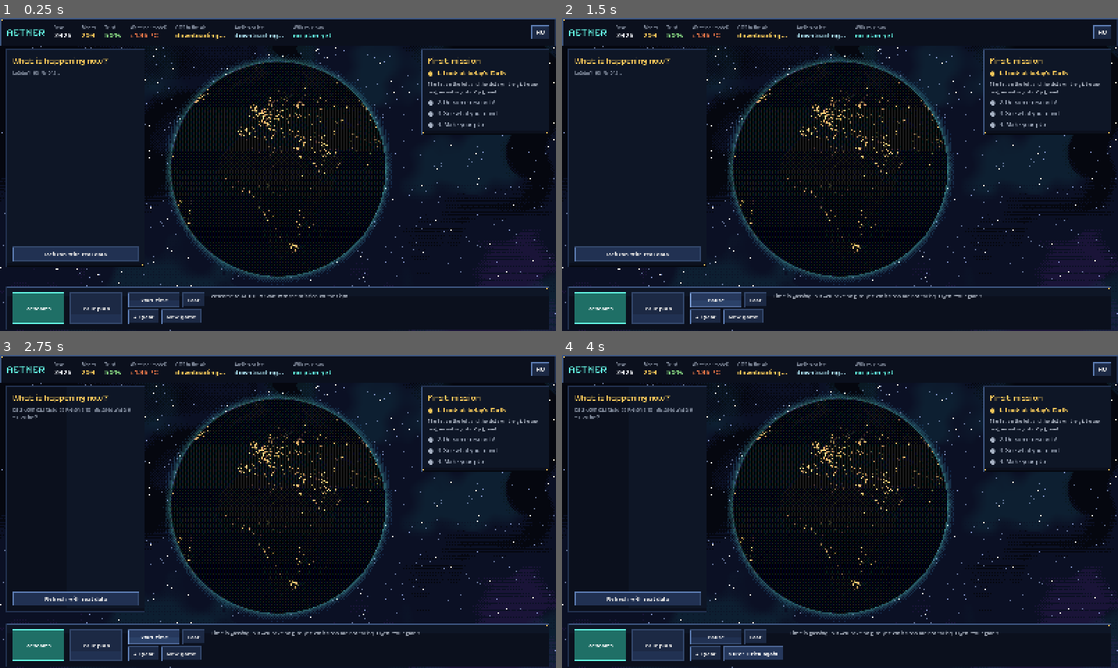
Above: before the commit, frames 1-4 (two rows, left to right).
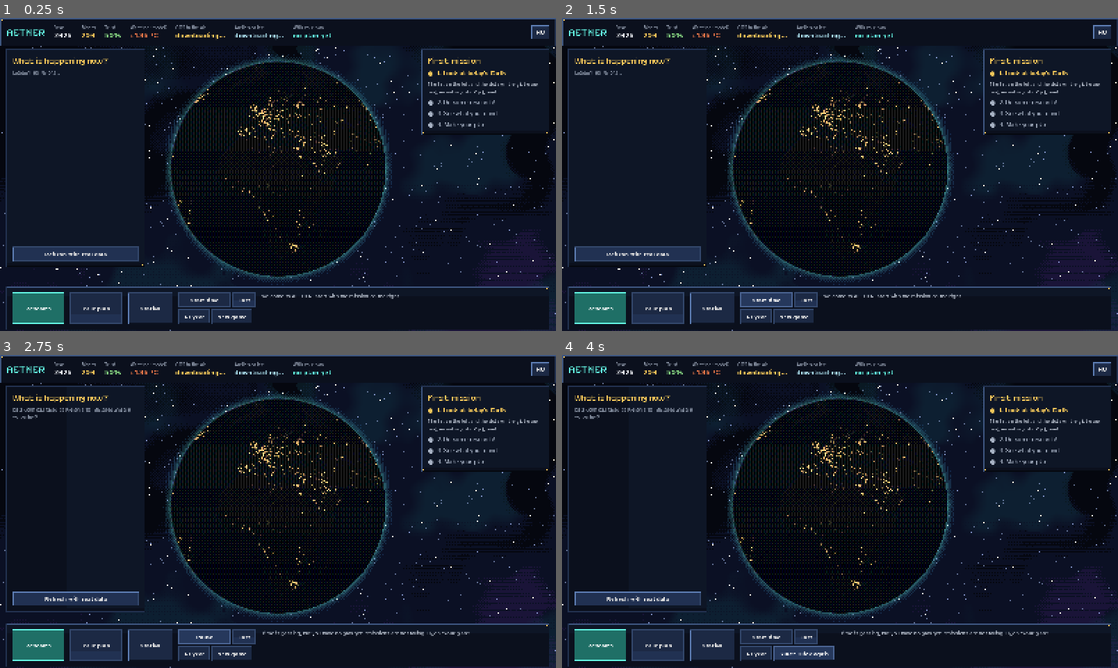
Above: after the commit, the same moments.

Repository: roadside/aether
Game: Godot game, scene res://scenes/main.tscn
The game is run twice, just before and just after one commit, with the same random seed, the same clock (stepped at 60 frames per second) and the same inputs.
Inputs (mouse positions are in pixels of both pictures, inside the frame that each line leads up to):
- Up to frame 1 (0.25 s): no input
- Up to frame 2 (1.5 s): click (712, 309) at 0.5 s, where only the run after the commit has a clickable "Station"; click "Start time" at 1.25 s
- Up to frame 3 (2.75 s): click "Pause" (after the commit: "Start time") at 2 s
- Up to frame 4 (4 s): click "Start time" (after the commit: "Pause") at 2.75 s; click "New game" at 3.5 s

The runs differ from the first frame. In frame 1, 1.4% of the frame differs, in the area x 23-72%, y 87-98%; in frame 2, 1.6%; in frame 3, 1.7%, in the area x 2-85%, y 19-98%; in frame 4, 1.6%.

Commit message:
Kutatóállomás: AI-mag, Archívum, Üvegház modulok, festett pixeles állomáskép
- campaign.gd: modulok 3 szintig, építés pénzből 1 év alatt; AI-mag: több
  átnézett cikk és több kutatás évente; Archívum: olcsóbb kutatás; Üvegház:
  évi bizalom. Kutatási korlát évente.
- station_panel.gd: az állomás képe (szintenként bővül) és a modulkártyák.
- tools/allomas_grafika.py + assets/allomas: saját, programból rajzolt képek.
- Kutatás: ár és korlát a gombon; az AI-lekérdezés újrapróbál, ha a híd foglalt.
- Terv: a Bevezetem gomb a grafikon fölött, görgetés nélkül látszik.
- Önteszt: megvárja az esemény-összefoglalót; építés és 7_allomas.png.

Co-Authored-By: Claude Opus 5.5 <noreply@anthropic.com>
Claude-Session: https://claude.ai/code/session_01T6sPwaPiVjASr8DLyjC9bo

Diff:
--- a/AETHER_godot/scripts/campaign.gd
+++ b/AETHER_godot/scripts/campaign.gd
@@ -21,6 +21,14 @@
 const TRUST_STEP_BACK := 10          # visszalépés egy gyengébb tervre
 const SECONDS_PER_YEAR := [12.0, 4.0]  # normál, gyors
 
+## A kutatóállomás moduljai (játékszabály). Szintenkénti építési ár; az építés 1 évig tart.
+const MODULES := {
+	"ai_mag": {"nev": "AI-mag", "ar": [80, 160, 300]},
+	"archivum": {"nev": "Archívum", "ar": [60, 120, 240]},
+	"uveghaz": {"nev": "Üvegház", "ar": [70, 140, 260]},
+}
+const MAX_LEVEL := 3
+
 var year := START_YEAR
 var money := START_MONEY
 var trust := START_TRUST
@@ -29,6 +37,9 @@
 var running := false
 var fast := false
 var blocked := false                 # nyitott ablak alatt az idő áll
+var station := {"ai_mag": 0, "archivum": 0, "uveghaz": 0}
+var building := {}                   # {"modul": "ai_mag", "kesz": 2028} amíg épül
+var research_this_year := 0
 var save_file := "aether_jatek.json"  # az önteszt külön fájlt használ
 var _acc := 0.0
 
@@ -47,11 +58,18 @@
 	timeline = d.get("idovonal", [])
 	var m: Variant = d.get("modell", {})
 	model = m if typeof(m) == TYPE_DICTIONARY else {}
+	var st: Variant = d.get("allomas", {})
+	if typeof(st) == TYPE_DICTIONARY:
+		for k in station:
+			station[k] = int(st.get(k, 0))
+	var b: Variant = d.get("epul", {})
+	building = b if typeof(b) == TYPE_DICTIONARY else {}
+	research_this_year = int(d.get("kutatas_ev", 0))
 
 
 func save() -> void:
 	Bridge.write_json(save_path(), {"ev": year, "penz": money, "bizalom": trust, "idovonal": timeline,
-		"modell": model})
+		"modell": model, "allomas": station, "epul": building, "kutatas_ev": research_this_year})
 
 
 func new_game() -> void:
@@ -60,6 +78,9 @@
 	trust = START_TRUST
 	timeline = []
 	model = {}
+	station = {"ai_mag": 0, "archivum": 0, "uveghaz": 0}
+	building = {}
+	research_this_year = 0
 	running = false
 	_acc = 0.0
 	save()
@@ -88,11 +109,21 @@
 	money += inc
 	var d := _trust_drift()
 	trust = clampi(trust + d, 0, 100)
+	research_this_year = 0
 	var note := L.t("%d: bevétel +%d.") % [year, inc]
 	if d > 0:
 		note += " " + L.t("A kibocsátás csökken: bizalom +%d.") % d
 	elif d < 0:
 		note += " " + L.t("A kibocsátás nem csökken: bizalom %d.") % d
+	var g := greenhouse_trust()
+	if g > 0:
+		trust = mini(100, trust + g)
+		note += " " + L.t("Üvegház: bizalom +%d.") % g
+	if not building.is_empty() and year >= int(building["kesz"]):
+		var mod := str(building["modul"])
+		station[mod] = int(station[mod]) + 1
+		building = {}
+		note += " " + L.t("Elkészült: %s, %d. szint.") % [L.t(MODULES[mod]["nev"]), station[mod]]
 	save()
 	year_passed.emit(year, note)
 	changed.emit()
@@ -110,8 +141,56 @@
 	return 1 if (now < before - 0.05 or now <= 1.0) else -1
 
 
+# --- állomás ---------------------------------------------------------------
+## AI-mag: ennyi cikket néz át egy kutatás (több cikk = alaposabb, de lassabb kutatás).
+func papers_per_research() -> int:
+	return 12 + 4 * int(station["ai_mag"])
+
+
+## AI-mag: ennyi kutatást lehet indítani egy játékévben.
+func research_limit() -> int:
+	return 2 + int(station["ai_mag"])
+
+
+## Archívum: a már letöltött cikkeket nem kell újra keresni, ezért olcsóbb a kutatás.
 func research_cost() -> int:
-	return RESEARCH_COST
+	return RESEARCH_COST - 8 * int(station["archivum"])
+
+
+## Üvegház: a helyi kísérletek eredményét az emberek látják: évente ennyi bizalom.
+func greenhouse_trust() -> int:
+	return int(station["uveghaz"])
+
+
+func module_cost(mod: String) -> int:
+	var lvl := int(station[mod])
+	if lvl >= MAX_LEVEL:
+		return -1
+	return int(MODULES[mod]["ar"][lvl])
+
+
+## "" ha építhető, különben az ok.
+func build_problem(mod: String) -> String:
+	if int(station[mod]) >= MAX_LEVEL:
+		return L.t("Elérte a legmagasabb szintet.")
+	if not building.is_empty():
+		return L.t("Egyszerre egy modul épülhet.")
+	if year >= END_YEAR:
+		return L.t("A játék véget ért.")
+	if money < module_cost(mod):
+		return L.t("Ehhez %d pénz kell, neked %d van.") % [module_cost(mod), money]
+	return ""
+
+
+func build(mod: String) -> String:
+	var problem := build_problem(mod)
+	if problem != "":
+		return problem
+	money -= module_cost(mod)
+	building = {"modul": mod, "kesz": year + 1}
+	save()
+	changed.emit()
+	return L.t("Építés indult: %s, kész: %d.") % [L.t(MODULES[mod]["nev"]), year + 1]
 
 
 func series_at(key: String, y: int, ens: String = "kozep") -> float:
@@ -198,12 +277,21 @@
 
 
 # --- kutatás ---------------------------------------------------------------
+func research_problem() -> String:
+	if research_this_year >= research_limit():
+		return L.t("Idén már %d kutatást indítottál, ennyit enged az AI-mag. Várj egy évet, vagy fejleszd az AI-magot!") % research_limit()
+	if money < research_cost():
+		return L.t("Nincs elég pénz kutatásra (%d kell, neked %d van). Indítsd el az időt, évente kapsz pénzt.") % [research_cost(), money]
+	return ""
+
+
 func can_research() -> bool:
-	return money >= RESEARCH_COST
+	return research_problem() == ""
 
 
 func pay_research() -> void:
-	money -= RESEARCH_COST
+	money -= research_cost()
+	research_this_year += 1
 	save()
 	changed.emit()
 
--- a/AETHER_godot/scripts/i18n.gd
+++ b/AETHER_godot/scripts/i18n.gd
@@ -327,6 +327,38 @@
 	"Első év: %d. Ára: %d pénz, és legalább %d%% bizalom kell.": "First year: %d. Cost: %d money, and at least %d%% trust is needed.",
 	"Ez gyengébb a mostani tervednél: a bizalom csökken.": "This is weaker than your current plan: trust will fall.",
 	"Nincs elég pénz kutatásra (%d kell, neked %d van). Indítsd el az időt, évente kapsz pénzt.": "Not enough money for research (%d needed, you have %d). Start time; you get money every year.",
+	"Üvegház: bizalom +%d.": "Greenhouse: trust +%d.",
+	"Elkészült: %s, %d. szint.": "Finished: %s, level %d.",
+	"Elérte a legmagasabb szintet.": "It has reached the highest level.",
+	"Egyszerre egy modul épülhet.": "Only one module can be built at a time.",
+	"Ehhez %d pénz kell, neked %d van.": "This needs %d money, you have %d.",
+	"Építés indult: %s, kész: %d.": "Construction started: %s, ready in %d.",
+	"Idén már %d kutatást indítottál, ennyit enged az AI-mag. Várj egy évet, vagy fejleszd az AI-magot!": "You have already started %d research projects this year, the AI core's limit. Wait a year or upgrade the AI core!",
+	"Állomás": "Station",
+	"A kutatóállomásod: modulok építése és fejlesztése.": "Your research station: build and upgrade modules.",
+	"Kutatóállomás: ": "Research station: ",
+	" (%d pénz)": " (%d money)",
+	"Az AI-mag %d cikket néz át. Idén még %d kutatást indíthatsz.": "The AI core reviews %d papers. You can start %d more research projects this year.",
+	"Kutatóállomás": "Research station",
+	"Fejleszd az állomásodat: több és alaposabb kutatás, több bizalom. Egy modul építése 1 évig tart.": "Upgrade your station: more and deeper research, more trust. Building a module takes 1 year.",
+	"Az állomás szabályai játékszabályok, nem valós adatok.": "The station's rules are game rules, not real data.",
+	"még nincs": "not built yet",
+	"%d. szint": "level %d",
+	"%d cikket néz át, évente %d kutatás.": "Reviews %d papers, %d research projects per year.",
+	"Egy kutatás ára: %d pénz.": "One research project costs %d money.",
+	"Évente +%d bizalom.": "+%d trust per year.",
+	"Nincs bizalom-bónusz.": "No trust bonus.",
+	"Nagyobb számítási kapacitás: több cikket olvas el, de egy kutatás tovább tart.": "More computing power: reads more papers, but each research project takes longer.",
+	"Cikktár: a már letöltött cikkeket nem kell újra keresni.": "Paper library: papers already downloaded don't need to be searched again.",
+	"Helyi kísérletek: az emberek a saját szemükkel látják az eredményt.": "Local experiments: people see the results with their own eyes.",
+	"Most: ": "Now: ",
+	"Épül, kész: %d.": "Under construction, ready in %d.",
+	"Következő szint: ": "Next level: ",
+	"Építés: %d pénz": "Build: %d money",
+	"Kész, legmagasabb szint.": "Done, highest level.",
+	"AI-mag": "AI core",
+	"Archívum": "Archive",
+	"Üvegház": "Greenhouse",
 	"[Hazai] ": "[Your country] ",
 	"Hazai intézmény: %s": "Institution in your country: %s",
 	"A forrás honlapja: ": "Source website: ",
--- a/AETHER_godot/scripts/main.gd
+++ b/AETHER_godot/scripts/main.gd
@@ -12,6 +12,7 @@
 const EventPanel := preload("res://scripts/event_panel.gd")
 const Missions := preload("res://scripts/missions.gd")
 const Campaign := preload("res://scripts/campaign.gd")
+const StationPanel := preload("res://scripts/station_panel.gd")
 
 const MISSION := [
 	["Nézd meg a mai Földet", "A bal oldali lista és a földgömb pöttyei valódi, friss jelentések. Kattints egyre!"],
@@ -278,6 +279,11 @@
 	plan.custom_minimum_size = Vector2(150, 0)
 	plan.pressed.connect(_open_plan)
 	h.add_child(plan)
+	var station := UI.button(L.t("Állomás"))
+	station.custom_minimum_size = Vector2(130, 0)
+	station.tooltip_text = L.t("A kutatóállomásod: modulok építése és fejlesztése.")
+	station.pressed.connect(_open_station)
+	h.add_child(station)
 	var tbox := UI.vbox(6)
 	var trow := UI.hbox(6)
 	_play_btn = UI.button(L.t("Idő indítása"))
@@ -344,7 +350,19 @@
 
 
 func _on_station(s: Dictionary) -> void:
-	_show_info(L.t("A te kutatóállomásod: ") + str(s["name"]), "")
+	if bool(s.get("me", false)):
+		_open_station()
+	else:
+		_show_info(L.t("Kutatóállomás: ") + str(s["name"]), "")
+
+
+func _open_station() -> void:
+	var st = StationPanel.new()
+	st.campaign = campaign
+	st.closed.connect(_close_overlay)
+	var built_fn := func(note: String) -> void: _show_info(note, "")
+	st.built.connect(built_fn)
+	_place_overlay(st)
 
 
 # ---------------------------------------------------------------------------
@@ -769,6 +787,10 @@
 	await _shot(dir, "1_mai_fold.png")
 	if not world.get("esemenyek", []).is_empty():
 		_show_event(world["esemenyek"][0])
+		for i in 120:   # az esemény összefoglalója a hídon fut: megvárjuk
+			if not bridge.is_busy():
+				break
+			await get_tree().create_timer(0.5).timeout
 	_open_research()
 	var r = _overlay
 	r._pick_question(ResearchFlow.QUESTIONS[0])
@@ -798,6 +820,14 @@
 		await _shot(dir, "5_ido_10_ev.png")
 		_year_slider.value = 2100
 		await _shot(dir, "5b_fold_2100.png")
+		_year_slider.value = campaign.year
+		print("ONTESZT építés: ", campaign.build("ai_mag"))
+		campaign.advance()
+		print("ONTESZT állomás: ", campaign.station, " cikk/kutatás=", campaign.papers_per_research())
+		print("ONTESZT építés 2: ", campaign.build("uveghaz"))
+		_open_station()
+		await _shot(dir, "7_allomas.png")
+		_close_overlay()
 	_close_overlay()
 	for e in world.get("esemenyek", []):
 		if str(e.get("kategoria", "")) == "levego":
--- a/AETHER_godot/scripts/plan_panel.gd
+++ b/AETHER_godot/scripts/plan_panel.gd
@@ -206,9 +206,6 @@
 	var res: Dictionary = r
 	_result_box.add_child(UI.label(str(res["jelentes"]), 19, UI.TEXT, true))
 	_chart = Chart.new()
-	_result_box.add_child(_chart)
-	_chart.set_data(res)
-	_result_box.add_child(UI.label(L.t("Egyszerű oktatási modell: irányt mutat, nem jósol."), 14, UI.MUTE))
 	var sc := _scenario()
 	res["_terv"] = sc   # a küldetés értékeléséhez
 	if campaign == null:
@@ -216,9 +213,8 @@
 		var see_fn := func() -> void: model_ready.emit(res)
 		see.pressed.connect(see_fn)
 		_result_box.add_child(see)
+		_add_chart(res)
 		return
-	_chart.now_year = campaign.year
-	_chart.set_year(campaign.year)
 	var need: int = campaign.required_trust(sc)
 	var cost: int = campaign.plan_cost(sc)
 	_result_box.add_child(UI.label(L.t("Első év: %d. Ára: %d pénz, és legalább %d%% bizalom kell.") % [
@@ -237,3 +233,13 @@
 		model_ready.emit(res)
 	adopt.pressed.connect(adopt_fn)
 	_result_box.add_child(adopt)
+	_chart.now_year = campaign.year
+	_chart.year = campaign.year
+	_add_chart(res)
+
+
+## A grafikon a döntés (Bevezetem) alatt van, így a gomb görgetés nélkül is látszik.
+func _add_chart(res: Dictionary) -> void:
+	_result_box.add_child(_chart)
+	_chart.set_data(res)
+	_result_box.add_child(UI.label(L.t("Egyszerű oktatási modell: irányt mutat, nem jósol."), 14, UI.MUTE))
--- a/AETHER_godot/scripts/research_flow.gd
+++ b/AETHER_godot/scripts/research_flow.gd
@@ -245,9 +245,21 @@
 	_topic_q = {}
 	_question = q
 	_header(L.t("Ki kutasson?"), 2, L.t("Megnézem, milyen AI érhető el a gépeden…"))
+	_ask_ai(0)
+
+
+## Az elérhető AI-k lekérdezése; ha a játék épp mással dolgozik (pl. egy esemény
+## összefoglalóján), fél másodpercenként újrapróbálja, legfeljebb egy percig.
+func _ask_ai(tries: int) -> void:
+	if not is_inside_tree():
+		return
 	var path: String = bridge.work_dir("aether_kutatas").path_join("ai.json")
-	if not bridge.run("ai", ["godot-ai", "--ki", path, "--nyelv", L.lang]):
+	if bridge.run("ai", ["godot-ai", "--ki", path, "--nyelv", L.lang]):
+		return
+	if tries >= 120:
 		_show_busy()
+		return
+	get_tree().create_timer(0.5).timeout.connect(_ask_ai.bind(tries + 1))
 
 
 func _show_busy() -> void:
@@ -332,6 +344,10 @@
 	back.pressed.connect(show_questions)
 	row.add_child(back)
 	var start := UI.button(L.t("Indulhat a kutatás"), true)
+	if campaign != null:
+		start.text += L.t(" (%d pénz)") % campaign.research_cost()
+		start.tooltip_text = L.t("Az AI-mag %d cikket néz át. Idén még %d kutatást indíthatsz.") % [
+			campaign.papers_per_research(), maxi(0, campaign.research_limit() - campaign.research_this_year)]
 	start.pressed.connect(_start_research)
 	row.add_child(start)
 	_body.add_child(row)
@@ -415,9 +431,9 @@
 # --- 3. Kutatás folyamatban -----------------------------------------------
 func _start_research() -> void:
 	if campaign != null:
-		if not campaign.can_research():
-			_body.add_child(UI.label(L.t("Nincs elég pénz kutatásra (%d kell, neked %d van). Indítsd el az időt, évente kapsz pénzt.") % [
-				campaign.research_cost(), campaign.money], 17, UI.EMBER))
+		var problem: String = campaign.research_problem()
+		if problem != "":
+			_body.add_child(UI.label(problem, 17, UI.EMBER))
 			return
 		campaign.pay_research()
 	L.set_setting("ai", _ai)   # az események összefoglalója is ezt az AI-t használja
@@ -442,7 +458,7 @@
 	_body.add_child(_log_label)
 	if bridge.run("kutat", ["godot-kutat", L.t(str(_question["cim"])), "--ai", _ai, "--mappa", _folder, "--nyelv", L.lang,
 			"--kereses", str(_question.get("kereses", "")), "--parameterek", str(_question.get("parameterek", "")),
-			"--orszag", L.country()]):
+			"--orszag", L.country(), "--cikkek", str(campaign.papers_per_research() if campaign != null else 12)]):
 		_poll.start()
 	else:
 		_show_busy()
--- /dev/null
+++ b/AETHER_godot/scripts/station_panel.gd
@@ -0,0 +1,148 @@
+extends PanelContainer
+## A kutatóállomás: festett pixeles kép, amely szintenként bővül, és alatta
+## a három modul kártyája (mit ad most, mit ad a következő szint, mennyibe kerül).
+
+signal closed
+signal built(note: String)
+
+const UI := preload("res://scripts/ui.gd")
+const L := preload("res://scripts/i18n.gd")
+const Campaign := preload("res://scripts/campaign.gd")
+
+const SCALE := 4
+## A modulok helye a háttérképen (pixelben, nagyítás előtt).
+const POS := {"ai_mag": Vector2(22, 32), "archivum": Vector2(72, 32), "uveghaz": Vector2(122, 32)}
+const ORDER := ["ai_mag", "archivum", "uveghaz"]
+
+var campaign
+var _body: VBoxContainer
+
+
+func _ready() -> void:
+	var sb := StyleBoxFlat.new()
+	sb.bg_color = UI.PANEL_BG
+	sb.border_color = UI.GOLD
+	sb.set_border_width_all(3)
+	sb.shadow_color = Color(0, 0, 0, 0.7)
+	sb.shadow_size = 28
+	sb.set_content_margin_all(24)
+	add_theme_stylebox_override("panel", sb)
+	var scroll := ScrollContainer.new()
+	scroll.horizontal_scroll_mode = ScrollContainer.SCROLL_MODE_DISABLED
+	add_child(scroll)
+	_body = UI.vbox(12)
+	_body.size_flags_horizontal = Control.SIZE_EXPAND_FILL
+	scroll.add_child(_body)
+	campaign.changed.connect(rebuild)
+	rebuild()
+
+
+func _exit_tree() -> void:
+	if campaign != null and campaign.changed.is_connected(rebuild):
+		campaign.changed.disconnect(rebuild)
+
+
+func rebuild() -> void:
+	if _body == null:
+		return
+	UI.clear(_body)
+	var h := UI.hbox(12)
+	h.add_child(UI.heading(L.t("Kutatóállomás")))
+	var spacer := Control.new()
+	spacer.size_flags_horizontal = Control.SIZE_EXPAND_FILL
+	h.add_child(spacer)
+	var x := UI.button(L.t("Bezárás"))
+	var close_fn := func() -> void: closed.emit()
+	x.pressed.connect(close_fn)
+	h.add_child(x)
+	_body.add_child(h)
+	_body.add_child(UI.label(L.t("Fejleszd az állomásodat: több és alaposabb kutatás, több bizalom. Egy modul építése 1 évig tart."), 16, UI.SOFT))
+	_body.add_child(_picture())
+	var row := UI.hbox(10)
+	for mod in ORDER:
+		row.add_child(_card(mod))
+	_body.add_child(row)
+	_body.add_child(UI.label(L.t("Az állomás szabályai játékszabályok, nem valós adatok."), 13, UI.MUTE))
+
+
+func _picture() -> Control:
+	var holder := Control.new()
+	var bg: Texture2D = load("res://assets/allomas/hatter.png")
+	holder.custom_minimum_size = Vector2(bg.get_width(), bg.get_height()) * SCALE
+	holder.size_flags_horizontal = Control.SIZE_SHRINK_CENTER
+	holder.add_child(_sprite(bg, Vector2.ZERO))
+	for mod in ORDER:
+		var lvl := int(campaign.station[mod])
+		var tex: Texture2D = load("res://assets/allomas/%s_%d.png" % [mod, lvl])
+		var spr := _sprite(tex, POS[mod] * SCALE)
+		if not campaign.building.is_empty() and str(campaign.building["modul"]) == mod:
+			spr.modulate = Color(1, 1, 1, 0.55)   # épül: halványan
+		spr.tooltip_text = "%s · %s" % [L.t(Campaign.MODULES[mod]["nev"]), _level_text(lvl)]
+		holder.add_child(spr)
+	return holder
+
+
+func _sprite(tex: Texture2D, pos: Vector2) -> TextureRect:
+	var t := TextureRect.new()
+	t.texture = tex
+	t.texture_filter = CanvasItem.TEXTURE_FILTER_NEAREST
+	t.stretch_mode = TextureRect.STRETCH_SCALE
+	t.position = pos
+	t.size = Vector2(tex.get_width(), tex.get_height()) * SCALE
+	t.mouse_filter = Control.MOUSE_FILTER_PASS
+	return t
+
+
+func _level_text(lvl: int) -> String:
+	return L.t("még nincs") if lvl == 0 else L.t("%d. szint") % lvl
+
+
+## Mit ad a modul az adott szinten (egy rövid mondat).
+func _effect(mod: String, lvl: int) -> String:
+	match mod:
+		"ai_mag":
+			return L.t("%d cikket néz át, évente %d kutatás.") % [12 + 4 * lvl, 2 + lvl]
+		"archivum":
+			return L.t("Egy kutatás ára: %d pénz.") % (Campaign.RESEARCH_COST - 8 * lvl)
+		"uveghaz":
+			return L.t("Évente +%d bizalom.") % lvl if lvl > 0 else L.t("Nincs bizalom-bónusz.")
+	return ""
+
+
+func _why(mod: String) -> String:
+	match mod:
+		"ai_mag":
+			return L.t("Nagyobb számítási kapacitás: több cikket olvas el, de egy kutatás tovább tart.")
+		"archivum":
+			return L.t("Cikktár: a már letöltött cikkeket nem kell újra keresni.")
+		"uveghaz":
+			return L.t("Helyi kísérletek: az emberek a saját szemükkel látják az eredményt.")
+	return ""
+
+
+func _card(mod: String) -> Control:
+	var lvl := int(campaign.station[mod])
+	var c := UI.card(UI.CYAN)
+	c.custom_minimum_size = Vector2(270, 0)
+	c.add_child(UI.label(L.t(Campaign.MODULES[mod]["nev"]) + " · " + _level_text(lvl), 18, UI.TEXT, true))
+	c.add_child(UI.label(_why(mod), 14, UI.SOFT))
+	c.add_child(UI.label(L.t("Most: ") + _effect(mod, lvl), 15, UI.TEXT))
+	var is_building: bool = not campaign.building.is_empty() and str(campaign.building["modul"]) == mod
+	if is_building:
+		c.add_child(UI.label(L.t("Épül, kész: %d.") % int(campaign.building["kesz"]), 16, UI.GOLD, true))
+	elif lvl < Campaign.MAX_LEVEL:
+		c.add_child(UI.label(L.t("Következő szint: ") + _effect(mod, lvl + 1), 15, UI.GREEN))
+		var b := UI.button(L.t("Építés: %d pénz") % campaign.module_cost(mod), true)
+		var problem: String = campaign.build_problem(mod)
+		if problem != "":
+			b.disabled = true
+			b.tooltip_text = problem
+		var build_fn := func() -> void:
+			built.emit(campaign.build(mod))
+		b.pressed.connect(build_fn)
+		c.add_child(b)
+		if problem != "":
+			c.add_child(UI.label(problem, 13, UI.EMBER))
+	else:
+		c.add_child(UI.label(L.t("Kész, legmagasabb szint."), 15, UI.GOLD))
+	return UI.card_root(c)
Binary file added: AETHER_godot/assets/allomas/ai_mag_0.png
Binary file added: AETHER_godot/assets/allomas/ai_mag_1.png
Binary file added: AETHER_godot/assets/allomas/ai_mag_2.png
Binary file added: AETHER_godot/assets/allomas/ai_mag_3.png
Binary file added: AETHER_godot/assets/allomas/archivum_0.png
Binary file added: AETHER_godot/assets/allomas/archivum_1.png
Binary file added: AETHER_godot/assets/allomas/archivum_2.png
Binary file added: AETHER_godot/assets/allomas/archivum_3.png
Binary file added: AETHER_godot/assets/allomas/hatter.png
Binary file added: AETHER_godot/assets/allomas/uveghaz_0.png
Binary file added: AETHER_godot/assets/allomas/uveghaz_1.png
Binary file added: AETHER_godot/assets/allomas/uveghaz_2.png
(and 1 more such lines)
